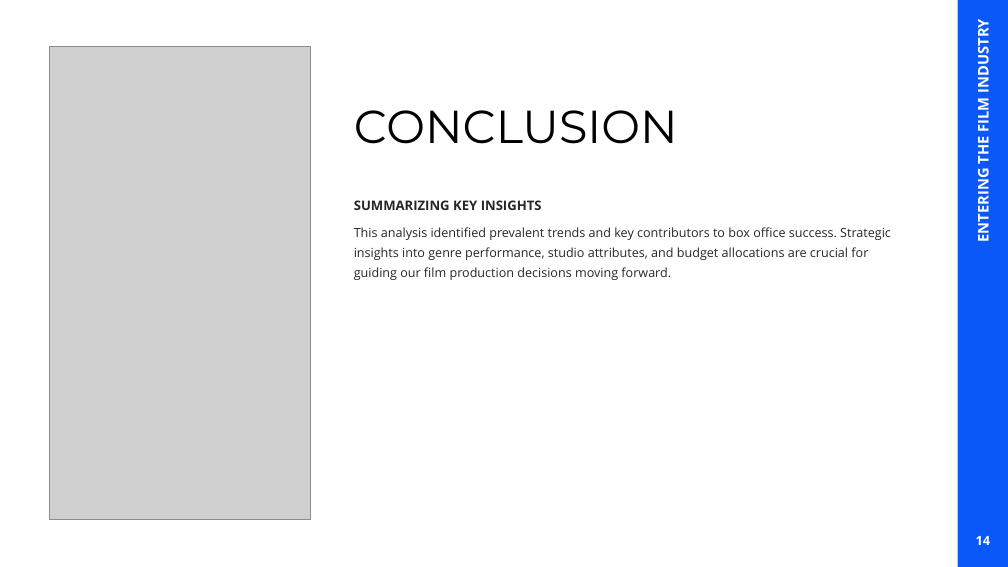
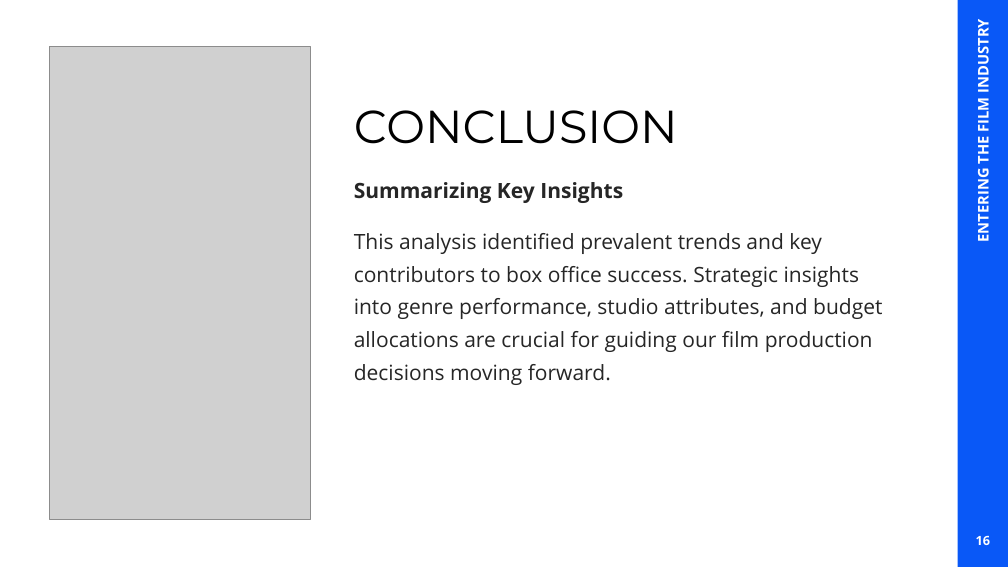
Before and after one commit to mikabenson/PHASE2_PROJECT-inferential-statistics-, a slide deck: slide 16 of Phase 2 Project_Group 5.pptx (slide 14 before the commit). Drawn at 1008x567 pixels with LibreOffice and Linux fonts; fonts in the diff are those of the drawing; grey boxes stand for pictures. Boxes give left, top, right and bottom in pixels: in the first picture for what was removed or moved away, otherwise in the second. Text is boxed around its words. In the diff, an @@ line names an element or a change of style, - is before the commit and + after.

```diff
--- a/Phase 2 Project_Group 5.pptx
+++ b/Phase 2 Project_Group 5.pptx
@@ text at (354,182,623,203): text changed; size 12.5 to 20 pt @@
-SUMMARIZING KEY INSIGHTS
+Summarizing Key Insights
@@ text "This analysis identified prevalent trends ..." at (354,233,882,385): size 12 to 20 pt @@
@@ page number at (976,536,991,545): text changed @@
-14
+16
```
Also in this commit, not shown: 13 other slides changed, 3 slides added, 1 slide removed, 2 other files.
